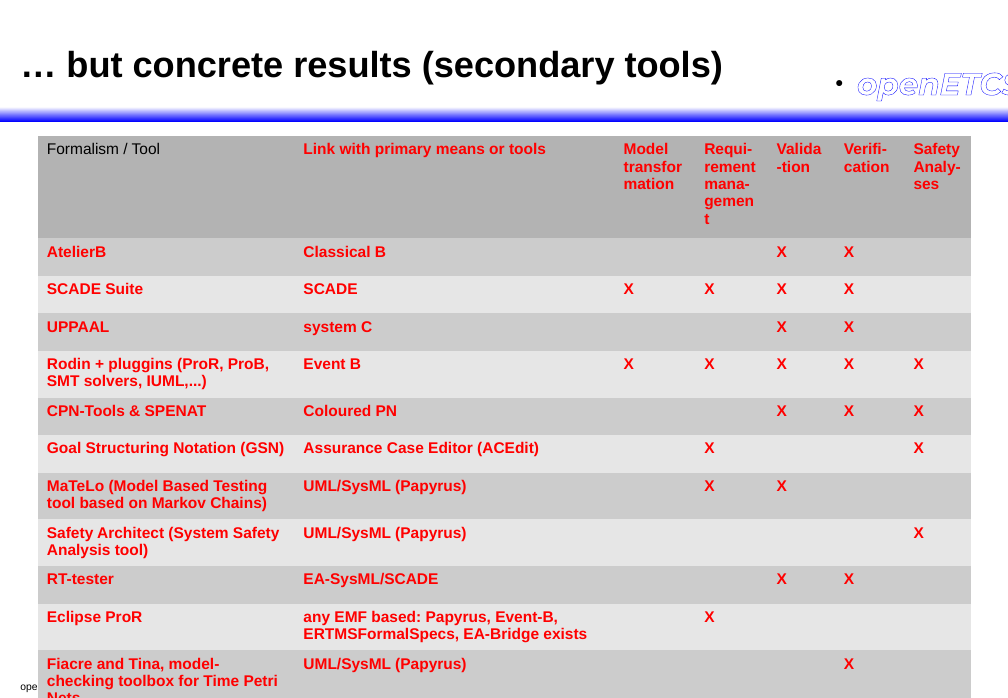
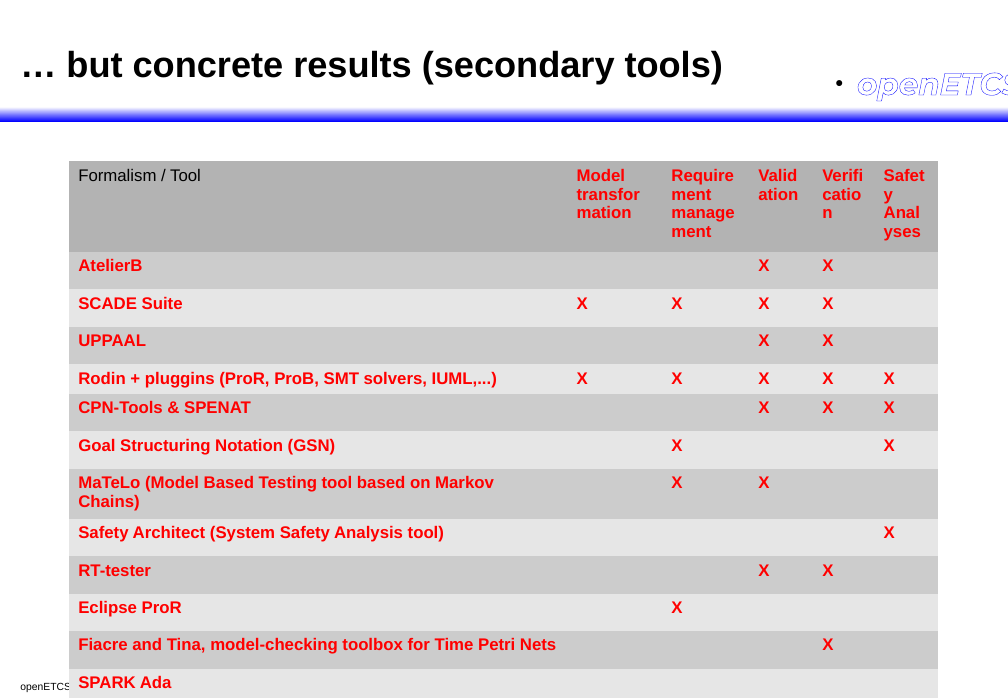
Before and after one commit to openETCS/toolchain, a slide deck: slide 9 of 2013_07_itea_Review/2013_07_itea_Review.odp. Drawn at 1008x698 pixels with LibreOffice and Linux fonts; fonts in the diff are those of the drawing; background and template pictures are left out. Boxes give left, top, right and bottom in pixels: in the first picture for what was removed or moved away, otherwise in the second. Text is boxed around its words. In the diff, an @@ line names an element or a change of style, - is before the commit and + after.

Commit message:
Updated Slides

```diff
--- a/2013_07_itea_Review/2013_07_itea_Review.odp
+++ b/2013_07_itea_Review/2013_07_itea_Review.odp
@@ table at <box>69,162,938,692</box> @@
-Formalism / Tool | Link with primary means or tools | Model transformation | Requi- / rement mana- / gement | Valida-tion | Verifi- / cation | Safety Analy-ses
-AtelierB | Classical B |  |  | X | X | 
-SCADE Suite | SCADE | X | X | X | X | 
-UPPAAL | system C |  |  | X | X | 
-Rodin + pluggins (ProR, ProB, SMT solvers, IUML,...) | Event B | X | X | X | X | X
-CPN-Tools & SPENAT | Coloured PN |  |  | X | X | X
-Goal Structuring Notation (GSN) | Assurance Case Editor (ACEdit) |  | X |  |  | X
-MaTeLo (Model Based Testing tool based on Markov Chains) | UML/SysML (Papyrus) |  | X | X |  | 
-Safety Architect (System Safety Analysis tool) | UML/SysML (Papyrus) |  |  |  |  | X
-RT-tester | EA-SysML/SCADE |  |  | X | X | 
-Eclipse ProR | any EMF based: Papyrus, Event-B, ERTMSFormalSpecs, EA-Bridge exists |  | X |  |  | 
-Fiacre and Tina, model-checking toolbox for Time Petri Nets | UML/SysML (Papyrus) |  |  |  | X | 
+Formalism / Tool | Model transformation | Requirement management | Validation | Verification | Safety Analyses
+AtelierB |  |  | X | X | 
+SCADE Suite | X | X | X | X | 
+UPPAAL |  |  | X | X | 
+Rodin + pluggins (ProR, ProB, SMT solvers, IUML,...) | X | X | X | X | X
+CPN-Tools & SPENAT |  |  | X | X | X
+Goal Structuring Notation (GSN) |  | X |  |  | X
+MaTeLo (Model Based Testing tool based on Markov Chains) |  | X | X |  | 
+Safety Architect (System Safety Analysis tool) |  |  |  |  | X
+RT-tester |  |  | X | X | 
+Eclipse ProR |  | X |  |  | 
+Fiacre and Tina, model-checking toolbox for Time Petri Nets |  |  |  | X | 
+SPARK Ada |  |  |  |  | 
@@ table: place and size @@
-table at <box>38,136,972,694</box>
+table at <box>69,162,938,692</box>
```
Also in this commit, not shown: 1 other slide changed, 1 other file.
